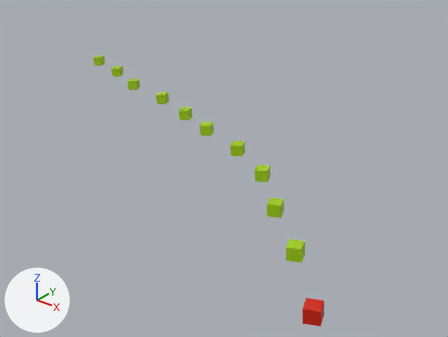
Two versions of the COLLADA model sim/unreal_meshes/car03_tunnel.dae, one commit apart.
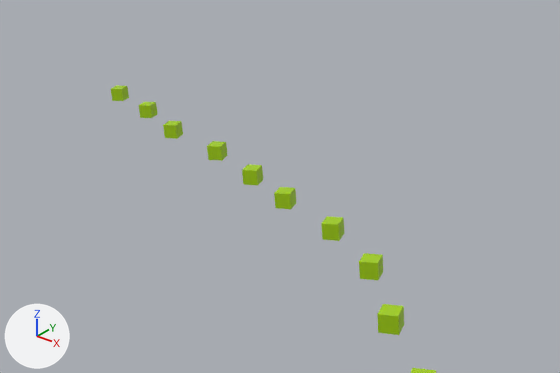
There are two pictures of each version: one whole from a 50 mm camera at (12.9, -23.8, 21.7) aimed at (-21.1, 18.8, -4.7), one close up on the part from 5% to 86% of the width and 0% to 72% of the height. Lighting does not change. The marker at lower left points along +X, +Y and +Z. Where no turn or scale is listed for an object, it has been applied to the vertices.
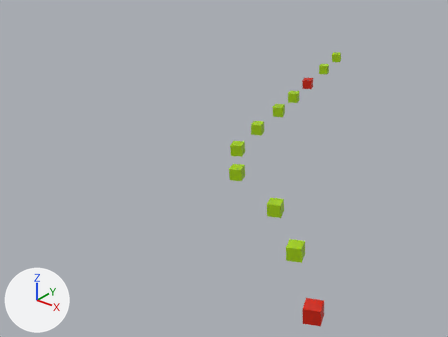
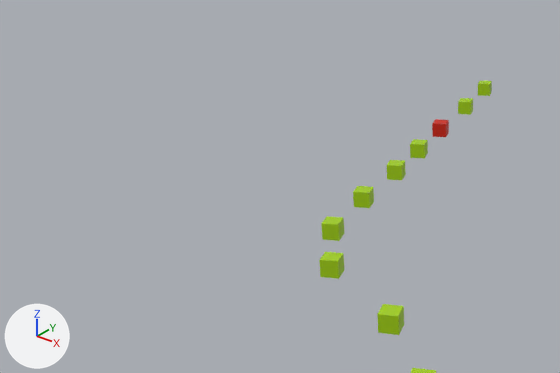
Commit message: added tunnel03

Where the change shows, as pixel boxes (x1, y1, x2, y2) in the close-ups (560 x 373 px):
'Cube_014_001_003_002_003', moved: before (359, 253, 383, 280); after (319, 252, 344, 279)
'Cube_014_001_003_002_005', moved: before (274, 187, 296, 209); after (353, 186, 374, 208)
'Cube_014_001_003_002_006', moved: before (242, 164, 263, 185); after (386, 160, 406, 180)
'Cube_014_001_003_002_007', moved: before (207, 141, 228, 161); after (410, 139, 428, 158)
'Cube_014_001_003_002_008', recoloured, moved: before (163, 121, 183, 139); after (432, 119, 449, 137)
'Cube_014_001_003_002_009', moved: before (139, 102, 158, 118); after (458, 98, 473, 115)
'Cube_014_001_003_002_010', moved: before (111, 85, 129, 101); after (478, 81, 492, 96)

The change, as a diff of the scene's bpy script:
```diff
--- a/sim/unreal_meshes/car03_tunnel.dae.py
+++ b/sim/unreal_meshes/car03_tunnel.dae.py
@@ me_cube_720 @@
 me_cube_720.from_pydata(...)  # 8 vertices, 12 faces; spans x -0.634..0.634, y -0.631..0.631, z -0.518..0.518
-me_cube_720.materials.append(mat_material_001_001_001_001_009)  # green #a3d100
+me_cube_720.materials.append(mat_material_001_001_001_001_001)  # red #d11f00
@@ ob_cube_014_001_003_002_010 @@
 ob_cube_014_001_003_002_010 = bpy.data.objects.new('Cube_014_001_003_002_010', me_cube_722)
-ob_cube_014_001_003_002_010.location = (-44.59, 24.0, 0.75)
+ob_cube_014_001_003_002_010.location = (-22.95, 43.15, 0.75)
@@ ob_cube_014_001_003_002_009 @@
 ob_cube_014_001_003_002_009 = bpy.data.objects.new('Cube_014_001_003_002_009', me_cube_721)
-ob_cube_014_001_003_002_009.location = (-39.56, 22.36, 0.75)
+ob_cube_014_001_003_002_009.location = (-21.6, 37.88, 0.75)
@@ ob_cube_014_001_003_002_008 @@
 ob_cube_014_001_003_002_008 = bpy.data.objects.new('Cube_014_001_003_002_008', me_cube_720)
-ob_cube_014_001_003_002_008.location = (-34.71, 20.24, 0.75)
+ob_cube_014_001_003_002_008.location = (-20.28, 32.19, 0.75)
@@ ob_cube_014_001_003_002_007 @@
 ob_cube_014_001_003_002_007 = bpy.data.objects.new('Cube_014_001_003_002_007', me_cube_719)
-ob_cube_014_001_003_002_007.location = (-29.22, 18.95, 0.75)
+ob_cube_014_001_003_002_007.location = (-19.08, 27.56, 0.75)
@@ ob_cube_014_001_003_002_006 @@
 ob_cube_014_001_003_002_006 = bpy.data.objects.new('Cube_014_001_003_002_006', me_cube_718)
-ob_cube_014_001_003_002_006.location = (-24.44, 17.11, 0.75)
+ob_cube_014_001_003_002_006.location = (-18.03, 23.32, 0.75)
@@ ob_cube_014_001_003_002_005 @@
 ob_cube_014_001_003_002_005 = bpy.data.objects.new('Cube_014_001_003_002_005', me_cube_717)
-ob_cube_014_001_003_002_005.location = (-20.43, 15.46, 0.75)
+ob_cube_014_001_003_002_005.location = (-16.99, 18.43, 0.75)
@@ ob_cube_014_001_003_002_003 @@
 ob_cube_014_001_003_002_003 = bpy.data.objects.new('Cube_014_001_003_002_003', me_cube_715)
-ob_cube_014_001_003_002_003.location = (-11.32, 11.24, 0.75)
+ob_cube_014_001_003_002_003.location = (-12.95, 10.17, 0.75)
```
